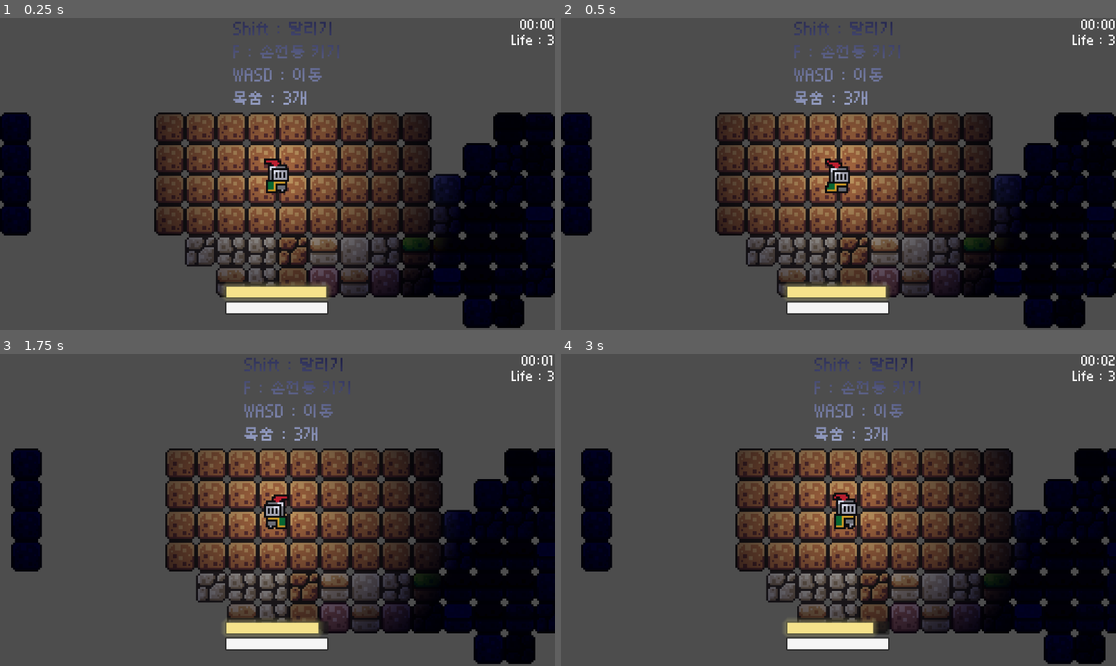
Above: before the commit, frames 1-4 (two rows, left to right).
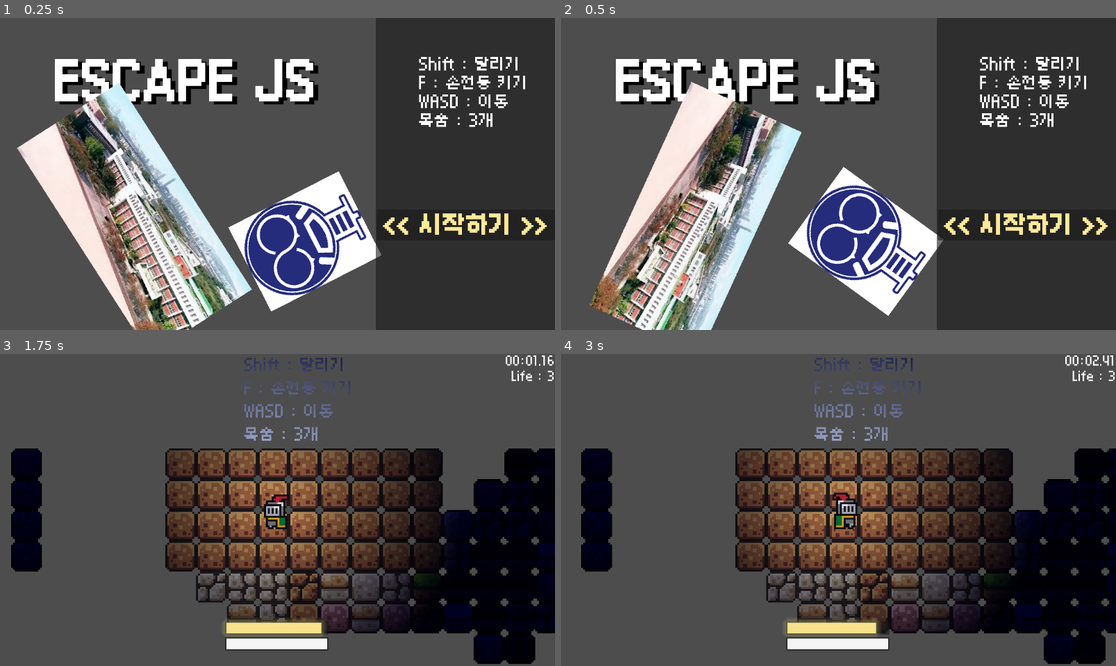
Above: after the commit, the same moments.

Repository: W4ave/EscapeJS
Game: Godot game, scene res://scenes/main_menu.tscn
Two runs of this game, one before a commit and one after it. Both use one fixed random seed, a clock stepped at 60 frames per second and the inputs below. Before the commit the project starts from res://scenes/game.tscn.
Inputs (mouse positions are in pixels of both pictures, inside the frame that each line leads up to):
- Up to frame 1 (0.25 s): no input
- Up to frame 2 (0.5 s): no input
- Up to frame 3 (1.75 s): click (466, 559) at 0.5 s, where only the run after the commit has a clickable "<< 시작하기 >>"; tap A (move_a) at 1.35 s
- Up to frame 4 (3 s): tap A (move_a) at 2.1 s; tap D (move_d) at 2.85 s

The runs differ from the first frame. In frame 1, 71% of the frame differs, in the area x 0-100%, y 0-100%; in frame 2, 70%; in frame 3, 0.2%; in frame 4, 0.2%.

Commit message:
Rank& Mainmenu & End
순위표, 처음 화면, 종료 화면 제작

Diff:
--- a/project.godot
+++ b/project.godot
@@ -11,7 +11,7 @@
 [application]
 
 config/name="GameMaking"
-run/main_scene="uid://dnn7vex80lk2v"
+run/main_scene="uid://cnw5dqof1tt0t"
 config/features=PackedStringArray("4.6", "Forward Plus")
 config/icon="res://icon.svg"
 
--- /dev/null
+++ b/scenes/clear_point.tscn
@@ -0,0 +1,12 @@
+[gd_scene format=3 uid="uid://vg0ekt0rnmux"]
+
+[ext_resource type="Script" uid="uid://ciudclqh1wimi" path="res://scripts/clear_point.gd" id="1_qawvp"]
+
+[sub_resource type="RectangleShape2D" id="RectangleShape2D_6o5nf"]
+
+[node name="ClearPoint" type="Area2D" unique_id=1226530692]
+script = ExtResource("1_qawvp")
+
+[node name="CollisionShape2D" type="CollisionShape2D" parent="." unique_id=1808822544]
+scale = Vector2(0.6, 0.6)
+shape = SubResource("RectangleShape2D_6o5nf")
--- a/scenes/game.tscn
+++ b/scenes/game.tscn
@@ -5,6 +5,7 @@
 [ext_resource type="FontFile" uid="uid://d37j3eksc01qg" path="res://assets/fonts/Galmuri7.ttf" id="2_0tnpc"]
 [ext_resource type="PackedScene" uid="uid://cjruleb2827eu" path="res://scenes/timer.tscn" id="2_u5sy4"]
 [ext_resource type="Texture2D" uid="uid://k6gav4l4urko" path="res://assets/sprites/world_tileset.png" id="2_yqjtg"]
+[ext_resource type="PackedScene" uid="uid://vg0ekt0rnmux" path="res://scenes/clear_point.tscn" id="3_vtaks"]
 [ext_resource type="PackedScene" uid="uid://d4myj1r7fu0dp" path="res://scenes/life.tscn" id="4_gee14"]
 [ext_resource type="PackedScene" uid="uid://bfnlvhfnfyqou" path="res://scenes/StaminaBar.tscn" id="4_iywne"]
 [ext_resource type="PackedScene" uid="uid://bnqfgmfi6hv47" path="res://scenes/Enemy.tscn" id="4_lbhrr"]
@@ -163,6 +164,9 @@
 목숨 : 3개"
 autowrap_trim_flags = 64
 
+[node name="ClearPoint" parent="." unique_id=1226530692 instance=ExtResource("3_vtaks")]
+position = Vector2(0, 91)
+
 [node name="TileMap" type="TileMap" parent="." unique_id=90550123]
 tile_set = SubResource("TileSet_lbhrr")
 format = 2
--- a/scenes/game_clear.tscn
+++ b/scenes/game_clear.tscn
@@ -1,11 +1,12 @@
 [gd_scene format=3 uid="uid://7m80y2focnjs"]
 
 [ext_resource type="FontFile" uid="uid://y33dttqvvkxq" path="res://assets/fonts/Galmuri14.ttf" id="1_i4erx"]
+[ext_resource type="Script" uid="uid://pbexc27031di" path="res://scripts/game_clear.gd" id="1_nq3ck"]
 [ext_resource type="FontFile" uid="uid://7dh61877sxnr" path="res://assets/fonts/Galmuri11.ttf" id="2_jj3lk"]
 [ext_resource type="FontFile" uid="uid://csabgnvs6yfmx" path="res://assets/fonts/Galmuri11-Bold.ttf" id="3_nq3ck"]
-[ext_resource type="Script" uid="uid://bv8c4trnq85ye" path="res://scenes/ranking.gd" id="4_jj3lk"]
 
 [node name="game_clear" type="Node2D" unique_id=1856722240]
+script = ExtResource("1_nq3ck")
 
 [node name="CanvasLayer" type="CanvasLayer" parent="." unique_id=1587878309]
 
@@ -36,6 +37,24 @@
 theme_override_font_sizes/font_size = 48
 text = "처음으로"
 
+[node name="NameWrite" type="LineEdit" parent="CanvasLayer" unique_id=1865907493]
+offset_left = 558.0
+offset_top = 258.0
+offset_right = 958.0
+offset_bottom = 328.0
+theme_override_fonts/font = ExtResource("2_jj3lk")
+theme_override_font_sizes/font_size = 32
+placeholder_text = "이름을 작성해주세요"
+
+[node name="NameButton" type="Button" parent="CanvasLayer" unique_id=600654949]
+offset_left = 558.0
+offset_top = 334.0
+offset_right = 958.0
+offset_bottom = 388.0
+theme_override_fonts/font = ExtResource("2_jj3lk")
+theme_override_font_sizes/font_size = 28
+text = "✅ 확인"
+
 [node name="CenterContainer" type="CenterContainer" parent="." unique_id=631642059]
 anchors_preset = 4
 anchor_top = 0.5
@@ -46,13 +65,13 @@
 offset_bottom = 287.0
 grow_vertical = 2
 
-[node name="VBoxContainer" type="VBoxContainer" parent="." unique_id=2004848676]
+[node name="RankingBox" type="VBoxContainer" parent="." unique_id=2004848676]
 offset_left = 580.0
 offset_top = 88.0
 offset_right = 870.0
 offset_bottom = 161.0
 
-[node name="Ranking" type="Label" parent="VBoxContainer" unique_id=1993607571]
+[node name="Ranking" type="Label" parent="RankingBox" unique_id=1993607571]
 layout_mode = 2
 size_flags_horizontal = 4
 theme_override_colors/font_color = Color(1, 1, 1, 1)
@@ -60,9 +79,8 @@
 theme_override_font_sizes/font_size = 62
 text = "[ 순위표 ]"
 horizontal_alignment = 1
-script = ExtResource("4_jj3lk")
 
-[node name="1st" type="Label" parent="VBoxContainer/Ranking" unique_id=808665380]
+[node name="Rank1" type="Label" parent="RankingBox/Ranking" unique_id=808665380]
 layout_mode = 0
 offset_left = -168.0
 offset_top = 114.0
@@ -75,7 +93,7 @@
 text = "1위 : OOO / 00:00.00"
 horizontal_alignment = 1
 
-[node name="2nd" type="Label" parent="VBoxContainer/Ranking" unique_id=465740657]
+[node name="Rank2" type="Label" parent="RankingBox/Ranking" unique_id=465740657]
 layout_mode = 0
 offset_left = -179.0
 offset_top = 213.0
@@ -88,7 +106,7 @@
 text = "2위 : OOO / 00:00.00"
 horizontal_alignment = 1
 
-[node name="3rd" type="Label" parent="VBoxContainer/Ranking" unique_id=1907696042]
+[node name="Rank3" type="Label" parent="RankingBox/Ranking" unique_id=1907696042]
 layout_mode = 0
 offset_left = -178.0
 offset_top = 316.0
@@ -107,3 +125,5 @@
 offset_top = -27.0
 offset_right = 1368.0
 offset_bottom = 9973.0
+
+[connection signal="pressed" from="CanvasLayer/VBoxContainer/Button" to="." method="_on_restart_button_pressed"]
--- a/scenes/game_over.tscn
+++ b/scenes/game_over.tscn
@@ -1,9 +1,7 @@
 [gd_scene format=3 uid="uid://coqq6khkj5xp1"]
 
 [ext_resource type="Script" uid="uid://dxd17ss6lmeve" path="res://scripts/game_over.gd" id="1_xeevv"]
-[ext_resource type="FontFile" uid="uid://ckt4bwns0dc8p" path="res://assets/fonts/PixelOperator8-Bold.ttf" id="2_tbwuq"]
-[ext_resource type="FontFile" uid="uid://bg0gjqeb0sx3b" path="res://assets/fonts/PixelOperator8.ttf" id="3_racf3"]
-
+[ext_resource type="FontFile" uid="uid://d37j3eksc01qg" path="res://assets/fonts/Galmuri7.ttf" id="2_wqhvx"]
 
 [node name="GameOver" type="Node2D" unique_id=477588278]
 script = ExtResource("1_xeevv")
@@ -23,13 +21,13 @@
 layout_mode = 2
 size_flags_horizontal = 4
 theme_override_colors/font_color = Color(1, 1, 1, 1)
-theme_override_fonts/font = ExtResource("2_tbwuq")
+theme_override_fonts/font = ExtResource("2_wqhvx")
 theme_override_font_sizes/font_size = 64
 text = "GAME OVER"
 horizontal_alignment = 1
 
 [node name="Button" type="Button" parent="CanvasLayer/CenterContainer/VBoxContainer" unique_id=913014994]
 layout_mode = 2
-theme_override_fonts/font = ExtResource("3_racf3")
+theme_override_fonts/font = ExtResource("2_wqhvx")
 theme_override_font_sizes/font_size = 48
 text = "RESTART"
--- /dev/null
+++ b/scenes/main_menu.tscn
@@ -0,0 +1,78 @@
+[gd_scene format=3 uid="uid://cnw5dqof1tt0t"]
+
+[ext_resource type="FontFile" uid="uid://d37j3eksc01qg" path="res://assets/fonts/Galmuri7.ttf" id="1_l6cm7"]
+[ext_resource type="Script" uid="uid://vn0wc1yxsyk7" path="res://scripts/main_menu.gd" id="1_tbmy8"]
+[ext_resource type="FontFile" uid="uid://csabgnvs6yfmx" path="res://assets/fonts/Galmuri11-Bold.ttf" id="2_wu84c"]
+[ext_resource type="Texture2D" uid="uid://pvrcbmdudyuc" path="res://assets/sprites/JSHighSchool.jpg" id="3_8ln24"]
+[ext_resource type="Script" uid="uid://c1ec02x67xg4y" path="res://scripts/JsImage.gd" id="4_rtw2f"]
+[ext_resource type="Texture2D" uid="uid://n1d2wrqyp0cf" path="res://assets/sprites/JsLogo.png" id="5_8ln24"]
+[ext_resource type="Script" uid="uid://dur3xog6fq2jj" path="res://scripts/Js_logo_chara.gd" id="5_oa1go"]
+[ext_resource type="Script" uid="uid://dmu32osueow7y" path="res://scripts/JsLogo.gd" id="6_rtw2f"]
+
+[node name="MainMenu" type="Node2D" unique_id=2019131730]
+script = ExtResource("1_tbmy8")
+
+[node name="Text_tutorial" type="Label" parent="." unique_id=93106800]
+z_index = 5
+offset_left = 870.0
+offset_top = 77.0
+offset_right = 1098.0
+offset_bottom = 230.0
+size_flags_horizontal = 4
+theme_override_fonts/font = ExtResource("1_l6cm7")
+theme_override_font_sizes/font_size = 32
+text = "Shift : 달리기
+F : 손전등 키기
+WASD : 이동
+목숨 : 3개"
+autowrap_trim_flags = 64
+
+[node name="Panel" type="Panel" parent="Text_tutorial" unique_id=717063504]
+z_index = -1
+layout_mode = 0
+offset_left = -90.0
+offset_top = -77.0
+offset_right = 910.0
+offset_bottom = 9923.0
+
+[node name="StartButton" type="Button" parent="Text_tutorial/Panel" unique_id=1447091411]
+z_index = 1
+layout_mode = 0
+offset_left = 2.0
+offset_top = 398.0
+offset_right = 372.0
+offset_bottom = 462.0
+theme_override_colors/font_color = Color(0.99926955, 0.91346604, 0.589095, 1)
+theme_override_colors/font_hover_color = Color(0.85005045, 0.8500505, 0.8500512, 1)
+theme_override_fonts/font = ExtResource("2_wu84c")
+theme_override_font_sizes/font_size = 48
+text = "<< 시작하기 >>"
+
+[node name="Title" type="Label" parent="." unique_id=938529504]
+offset_left = 114.0
+offset_top = 77.0
+offset_right = 698.0
+offset_bottom = 189.0
+theme_override_colors/font_shadow_color = Color(0, 0, 0, 1)
+theme_override_colors/font_outline_color = Color(1, 1, 1, 1)
+theme_override_constants/shadow_offset_x = 10
+theme_override_constants/shadow_offset_y = 6
+theme_override_fonts/font = ExtResource("2_wu84c")
+theme_override_font_sizes/font_size = 96
+text = "ESCAPE JS "
+
+[node name="Sprite2D" type="Sprite2D" parent="." unique_id=39648399]
+position = Vector2(279.00003, 417)
+scale = Vector2(1.7016667, 1.4970238)
+texture = ExtResource("3_8ln24")
+script = ExtResource("4_rtw2f")
+
+[node name="CharacterBody2D" type="CharacterBody2D" parent="." unique_id=2125232464]
+script = ExtResource("5_oa1go")
+
+[node name="Sprite2D2" type="Sprite2D" parent="CharacterBody2D" unique_id=1671123632]
+position = Vector2(633, 464)
+texture = ExtResource("5_8ln24")
+script = ExtResource("6_rtw2f")
+
+[connection signal="pressed" from="Text_tutorial/Panel/StartButton" to="." method="_on_start_button_pressed"]
--- /dev/null
+++ b/scripts/JsImage.gd
@@ -0,0 +1,11 @@
+extends Sprite2D
+
+
+# Called when the node enters the scene tree for the first time.
+func _ready() -> void:
+	pass # Replace with function body.
+
+
+# Called every frame. 'delta' is the elapsed time since the previous frame.
+func _process(delta: float) -> void:
+	rotation += 4 * delta
--- /dev/null
+++ b/scripts/JsLogo.gd
@@ -0,0 +1,12 @@
+extends Sprite2D
+
+
+
+# Called when the node enters the scene tree for the first time.
+func _ready() -> void:
+	pass # Replace with function body.
+
+
+# Called every frame. 'delta' is the elapsed time since the previous frame.
+func _process(delta: float) -> void:
+	rotation -= 71 * delta
--- /dev/null
+++ b/scripts/Js_logo_chara.gd
@@ -0,0 +1,22 @@
+extends CharacterBody2D
+
+
+# Called when the node enters the scene tree for the first time.
+func _ready() -> void:
+	pass # Replace with function body.
+
+
+# Called every frame. 'delta' is the elapsed time since the previous frame.
+func _process(delta: float) -> void:
+
+
+	var x1 = randi_range(50, 1000)
+	var y1 = randi_range(0, 500)
+
+	var x2 = randi_range(50, 1000)
+	var y2 = randi_range(0, 500)
+
+	velocity = Vector2(x2, y2) - Vector2(x1, y1)
+
+	await get_tree().create_timer(2.5).timeout
+	move_and_slide()
--- /dev/null
+++ b/scripts/clear_point.gd
@@ -0,0 +1,11 @@
+# Area2D 에 붙이는 스크립트
+extends Area2D
+
+func _ready() -> void:
+	# 플레이어 같은 물리 오브젝트가 들어왔을 때 감지
+	body_entered.connect(_on_body_entered)
+
+func _on_body_entered(body: Node2D) -> void:
+	if body.is_in_group("player"):
+		# 타이머 노드 가져와서 클리어 처리
+		get_tree().current_scene.get_node("Timer").on_game_clear()
--- a/scripts/game.gd
+++ b/scripts/game.gd
@@ -5,8 +5,11 @@
 
 func damage_player():
 	global.life -= 1
-	player_damaged.emit()         #관련 이벤트 관리용(animation, ui, ...)
+	player_damaged.emit()
 
 	if global.life <= 0:
 		player_died.emit()
-		get_tree().call_deferred("change_scene_to_file", "res://scenes/game_over.tscn")
+
+		var game_over = load("res://scenes/game_over.tscn").instantiate()
+		get_tree().root.add_child(game_over)
+		get_tree().current_scene.queue_free()
--- /dev/null
+++ b/scripts/game_clear.gd
@@ -0,0 +1,90 @@
+extends Node
+
+var final_time: float = 0.0
+
+const SAVE_PATH = "user://ranking.cfg"
+const MAX_RANK = 3
+
+@onready var line_edit = $CanvasLayer/NameWrite  # 경로 맞게 수정
+@onready var button = $CanvasLayer/NameButton
+@onready var ranking_box = $RankingBox
+@onready var label_1 = $RankingBox/Ranking/Rank1
+@onready var label_2 = $RankingBox/Ranking/Rank2
+@onready var label_3 = $RankingBox/Ranking/Rank3
+@onready var restart_button = $CanvasLayer/VBoxContainer/Button
+
+
+func _ready() -> void:
+	restart_button.text = ">>"
+	ranking_box.hide()  # 처음엔 랭킹 숨김
+	button.pressed.connect(_on_name_button_pressed)
+	restart_button.pressed.connect(_on_restart_button_pressed)
+	line_edit.text_submitted.connect(_on_name_submitted)  # 엔터 시그널 연결
+
+func _on_name_submitted(text: String) -> void:
+	_on_name_button_pressed()  # 버튼이랑 똑같은 동작
+
+func _on_restart_button_pressed() -> void:
+	get_tree().change_scene_to_file("res://scenes/main_menu.tscn")
+	queue_free()
+
+func _on_name_button_pressed() -> void:
+	restart_button.text = "처음으로"
+	var player_name = line_edit.text.strip_edges()  # 앞뒤 공백 제거
+
+	if player_name == "":  # 이름 입력 안 했으면 무시
+		return
+
+	save_record(final_time, player_name)
+
+	line_edit.hide()
+	button.hide()
+	ranking_box.show()
+	show_ranking()
+
+
+func save_record(time: float, player_name: String) -> void:
+	var config = ConfigFile.new()
+	var records: Array = []
+
+	if config.load(SAVE_PATH) == OK:
+		records = config.get_value("ranking", "records", [])
+
+	records.append({
+		"time": time,
+		"name": player_name
+	})
+
+	records.sort_custom(func(a, b): return a.time < b.time)
+
+	if records.size() > MAX_RANK:
+		records.resize(MAX_RANK)
+
+	config.set_value("ranking", "records", records)
+	config.save(SAVE_PATH)
+
+
+func show_ranking() -> void:
+	var records = load_records()
+	var labels = [label_1, label_2, label_3]
+
+	for i in labels.size():
+		if i < records.size():
+			var r = records[i]
+			labels[i].text = "%d위  %s  %s" % [i + 1, r["name"], format_time(r["time"])]
+		else:
+			labels[i].text = "%d위  -" % [i + 1]
+
+
+func load_records() -> Array:
+	var config = ConfigFile.new()
+	if config.load(SAVE_PATH) != OK:
+		return []
+	return config.get_value("ranking", "records", [])
+
+
+func format_time(time: float) -> String:
+	var minutes = int(time) / 60
+	var seconds = int(time) % 60
+	var milliseconds = int(time * 100) % 100
+	return "%02d:%02d.%02d" % [minutes, seconds, milliseconds]
--- a/scripts/game_over.gd
+++ b/scripts/game_over.gd
@@ -10,6 +10,7 @@
 
 
 func _on_retry() -> void:
+	queue_free()  # game_over 씬 먼저 제거
 	get_tree().change_scene_to_file("res://scenes/game.tscn")  # 메인 씬 경로로 변경
 
 	global.life = 3
--- a/scripts/global.gd
+++ b/scripts/global.gd
@@ -1,9 +1,7 @@
 extends Node
 
 var light_charge = 100.0   #손전등 배터리%
-
 var stamina: float = 100.0    #달리기 스태미나%
-
 var life = 3
 
 func _process(_delta: float) -> void:
--- a/scenes/ranking.gd
+++ b/scripts/main_menu.gd
@@ -1,4 +1,4 @@
-extends Label
+extends Node2D
 
 
 # Called when the node enters the scene tree for the first time.
@@ -9,3 +9,7 @@
 # Called every frame. 'delta' is the elapsed time since the previous frame.
 func _process(delta: float) -> void:
 	pass
+
+
+func _on_start_button_pressed() -> void:
+	get_tree().change_scene_to_file("res://scenes/game.tscn")
--- a/scripts/timer.gd
+++ b/scripts/timer.gd
@@ -1,47 +1,46 @@
-extends CanvasLayer  # 이 스크립트가 CanvasLayer 노드에 붙어있다고 선언
+extends CanvasLayer
 
-# --- 변수 선언 ---
-var elapsed_time: float = 0.0  # 흐른 시간을 저장하는 변수 (소수점 포함)
-var is_running: bool = true     # 타이머가 동작 중인지 여부
+var elapsed_time: float = 0.0
+var is_running: bool = true
 
-@onready var label = $Label  # 씬에서 Label 노드를 찾아서 연결
+@onready var label = $Label
+
+const SAVE_PATH = "user://ranking.cfg"  # res:// 아니고 user://
+const MAX_RANK = 3
 
 
-# _process(delta)는 매 프레임마다 자동으로 호출되는 함수
-# delta = 이전 프레임과 현재 프레임 사이의 시간 간격 (초 단위, 보통 0.016초 정도)
 func _process(delta: float) -> void:
 	if is_running:
-		elapsed_time += delta  # 매 프레임마다 흐른 시간을 누적
+		elapsed_time += delta
+		label.text = format_time(elapsed_time)  # 00:00.00 형식
 
-		# 전체 초를 60으로 나눈 몫 = 분
-	var minutes = int(elapsed_time) / 60
-	# 전체 초를 60으로 나눈 나머지 = 초
-	var seconds = int(elapsed_time) % 60
 
-	# "%02d" 는 두 자리로 표시, 한 자리면 앞에 0을 붙임 (예: 09)
-	label.text = "%02d:%02d" % [minutes, seconds]
+# 시간을 00:00.00 형식으로 변환
+func format_time(time: float) -> String:
+	var minutes = int(time) / 60
+	var seconds = int(time) % 60
+	var milliseconds = int(time * 100) % 100
+	return "%02d:%02d.%02d" % [minutes, seconds, milliseconds]
 
-# 타이머를 멈추고 싶을 때 호출하는 함수
+
 func stop_timer() -> void:
 	is_running = false
 
 
-# 타이머를 다시 시작하고 싶을 때 호출하는 함수
 func start_timer() -> void:
 	is_running = true
 
 
-# 타이머를 0으로 초기화하고 싶을 때 호출하는 함수
 func reset_timer() -> void:
 	elapsed_time = 0.0
-	label.text = "00:00"
+	label.text = "00:00.00"
 
-func _ready() -> void:
-	var game = get_tree().current_scene
-	game.player_died.connect(resulted_timer)
 
-func resulted_timer() -> void:
-	print("끝")
+func on_game_clear() -> void:
 	stop_timer()
-	#시간 저장
-	#reset
+
+	# 그 다음 씬 전환
+	var game_clear = load("res://scenes/game_clear.tscn").instantiate()
+	game_clear.final_time = elapsed_time
+	get_tree().root.add_child(game_clear)
+	get_tree().current_scene.queue_free()
Binary file added: assets/sprites/JSHighSchool.jpg
Not shown, added: assets/sprites/JSHighSchool.jpg.import
Binary file added: assets/sprites/JsLogo.png
Not shown, added: assets/sprites/JsLogo.png.import
Not shown, removed: scenes/ranking.gd.uid
Not shown, added: scripts/JsImage.gd.uid
Not shown, added: scripts/JsLogo.gd.uid
Not shown, added: scripts/Js_logo_chara.gd.uid
Not shown, added: scripts/clear_point.gd.uid
Not shown, added: scripts/game_clear.gd.uid
Not shown, added: scripts/main_menu.gd.uid
